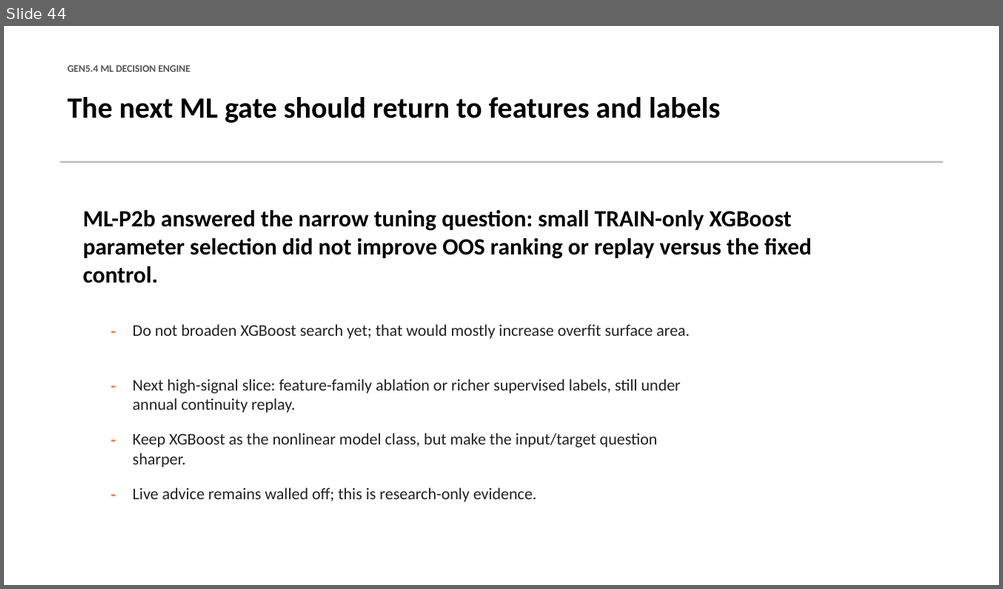
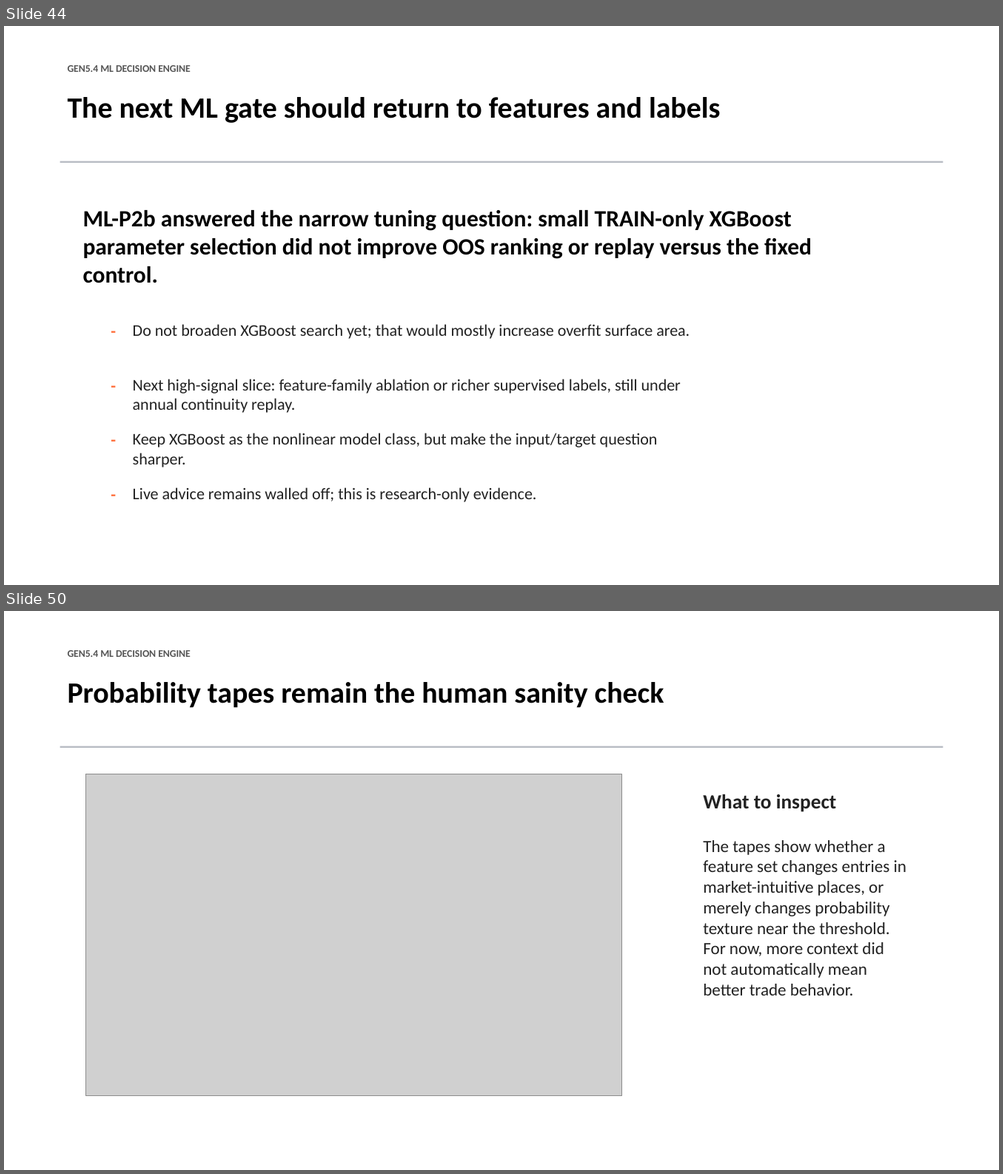
Before and after one commit to Francisc0Franc0/Time-Series-Modeling-Gen5, a slide deck: presentations/gen5_4_ml_decision_engine_incremental_build.pptx. Shown one above the other, each under a label of ours: slide 44 before the commit, slides 44 and 50 after it; the slides between them are not shown. The pictures are 1003x589 and 1003x1174 pixels, drawn with LibreOffice and Linux fonts; fonts in the diff are those of the drawing; grey boxes stand for pictures. Boxes give left, top, right and bottom in pixels: in the first picture for what was removed or moved away, otherwise in the second. Text is boxed around its words. In the diff, an @@ line names an element or a change of style, - is before the commit and + after.

```diff
--- a/presentations/gen5_4_ml_decision_engine_incremental_build.pptx
+++ b/presentations/gen5_4_ml_decision_engine_incremental_build.pptx
@@ slide 50 added at <box>4,611,999,1170</box>, background #FFFFFF @@
@@ text added at <box>68,650,190,657</box>, 9.8 pt, text #555555, bold @@
+GEN5.4 ML DECISION ENGINE
@@ text added at <box>68,682,664,708</box>, 28.5 pt, text #000000, bold @@
+Probability tapes remain the human sanity check
@@ rectangle added at <box>60,746,942,748</box>, fill #B8BCC4 @@
@@ picture added at <box>85,775,622,1096</box> @@
@@ text added at <box>703,795,836,812</box>, 19.5 pt, text #222222, bold @@
+What to inspect
@@ text added at <box>703,840,906,996</box>, 16.5 pt, text #222222 @@
+The tapes show whether a feature set changes entries in market-intuitive places, or merely changes probability texture near the threshold. For now, more context did not automatically mean better trade behavior.
```
Also in this commit, not shown: 6 other slides added, 5 other files.
